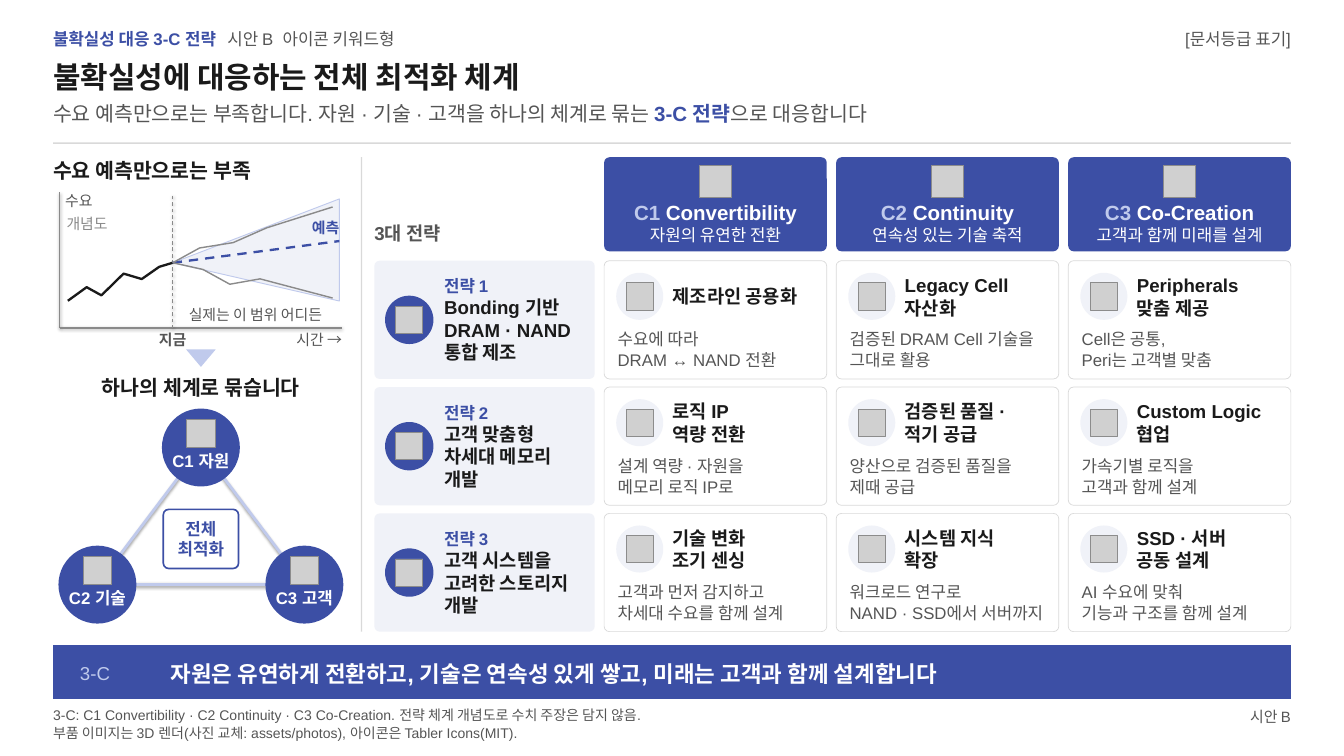
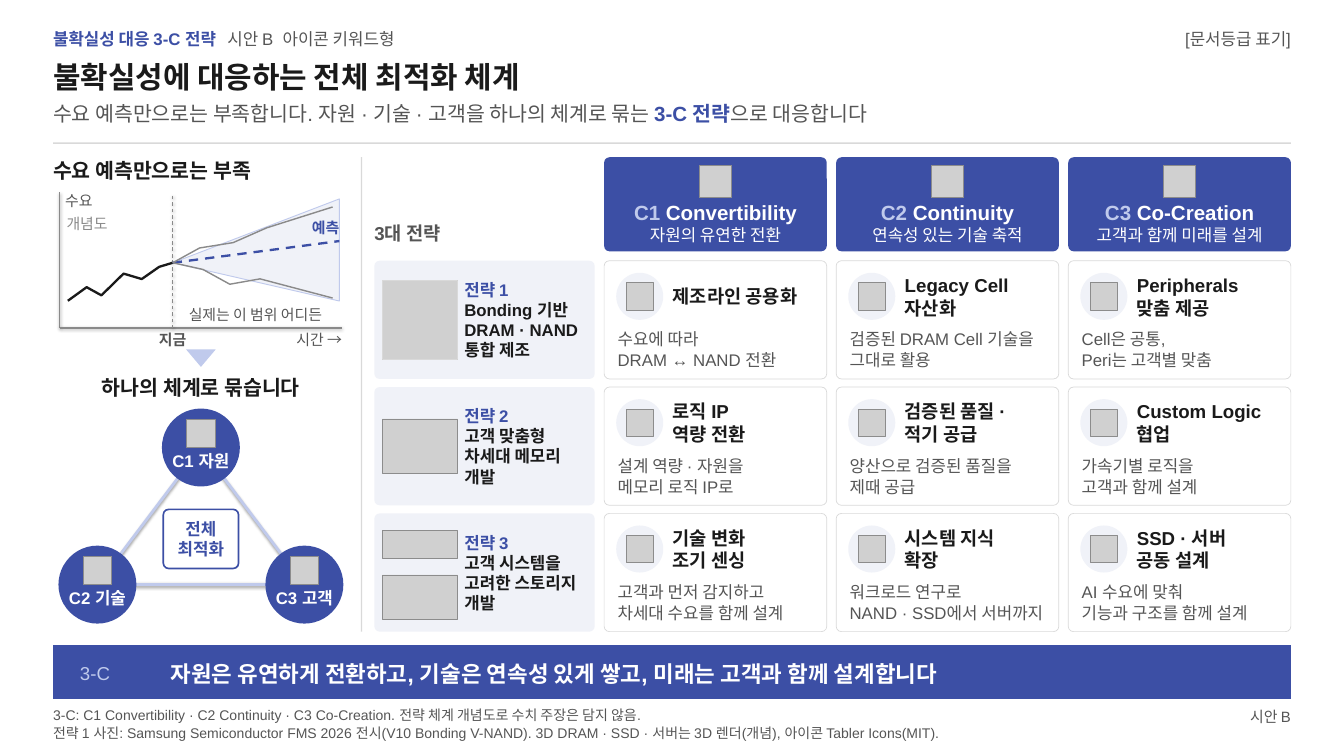
Before and after one commit to k31001/action-learning, a slide deck: slide 2 of outputs/presentation/uncertainty-3c-strategy-options.pptx. Drawn at 1344x756 pixels with LibreOffice and Linux fonts; fonts in the diff are those of the drawing; grey boxes stand for pictures. Boxes give left, top, right and bottom in pixels: in the first picture for what was removed or moved away, otherwise in the second. Text is boxed around its words. In the diff, an @@ line names an element or a change of style, - is before the commit and + after.

```diff
--- a/outputs/presentation/uncertainty-3c-strategy-options.pptx
+++ b/outputs/presentation/uncertainty-3c-strategy-options.pptx
@@ text "전략 1": place and size @@
-text "전략 1" at [444,278,571,361]
+text "전략 1" at [464,282,579,358]
@@ picture added at [382,280,458,360] @@
@@ rectangle added at [382,280,458,360], outline #D9D9D9 0.75 pt @@
@@ ellipse removed at [385,296,433,344] @@
@@ picture removed at [396,306,423,333] @@
@@ text at [464,302,579,358]: size 20 to 18 pt in "Bonding 기반", "DRAM · NAND", "통합 제조" @@
@@ picture added at [382,419,458,473] @@
@@ text "전략 2": place and size @@
-text "전략 2" at [444,405,552,488]
+text "전략 2" at [464,408,561,485]
@@ ellipse removed at [385,422,433,470] @@
@@ picture removed at [396,433,423,460] @@
@@ text at [464,428,561,485]: size 20 to 18 pt in "고객 맞춤형", "차세대 메모리", "개발" @@
@@ picture added at [382,531,458,559] @@
@@ text "전략 3": place and size @@
-text "전략 3" at [444,531,569,614]
+text "전략 3" at [464,535,577,611]
@@ ellipse removed at [385,548,433,597] @@
@@ picture removed at [396,559,423,586] @@
@@ text at [464,555,577,611]: size 20 to 18 pt in "고객 시스템을", "고려한 스토리지", "개발" @@
@@ picture added at [382,575,458,620] @@
@@ text at [53,726,939,741]: text changed @@
-부품 이미지는 3D 렌더(사진 교체: assets/photos), 아이콘은 Tabler Icons(MIT).
+전략 1 사진: Samsung Semiconductor FMS 2026 전시(V10 Bonding V-NAND). 3D DRAM · SSD · 서버는 3D 렌더(개념), 아이콘 Tabler Icons(MIT).
```
Also in this commit, not shown: 2 other slides changed, 9 other files.
